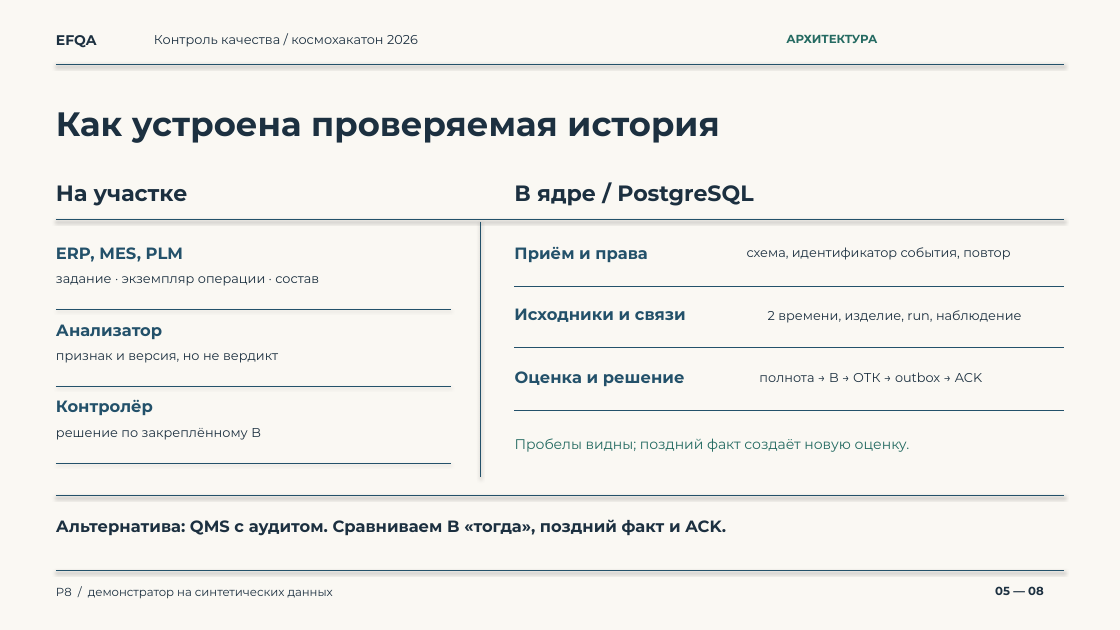
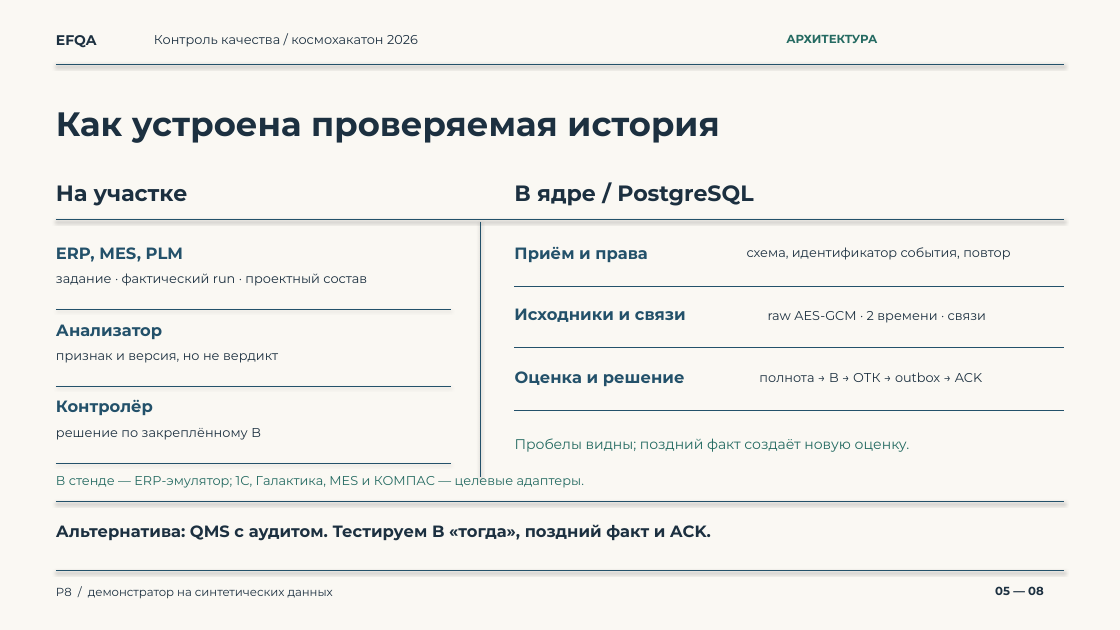
Before and after one commit to pichotiner/final-hack, a slide deck: slide 5 of docs/defense/5min/presentation-5min.pptx. Drawn at 1120x630 pixels with LibreOffice and Linux fonts; fonts in the diff are those of the drawing. Boxes give left, top, right and bottom in pixels: in the first picture for what was removed or moved away, otherwise in the second. Text is boxed around its words. In the diff, an @@ line names an element or a change of style, - is before the commit and + after.

```diff
--- a/docs/defense/5min/presentation-5min.pptx
+++ b/docs/defense/5min/presentation-5min.pptx
@@ text at (56, 273, 367, 286): text changed @@
-задание · экземпляр операции · состав
+задание · фактический run · проектный состав
@@ text at (768, 311, 986, 323): text changed @@
-2 времени, изделие, run, наблюдение
+raw AES-GCM · 2 времени · связи
@@ text added at (56, 472, 584, 488), 11 pt, text #246A61 @@
+В стенде — ERP-эмулятор; 1С, Галактика, MES и КОМПАС — целевые адаптеры.
@@ line moved from (56, 496) - (1065, 496) to (56, 502) - (1065, 502) @@
@@ text at (56, 524, 711, 541): text changed @@
-Альтернатива: QMS с аудитом. Сравниваем B «тогда», поздний факт и ACK.
+Альтернатива: QMS с аудитом. Тестируем B «тогда», поздний факт и ACK.
```
Also in this commit, not shown: 5 other slides changed, 7 other files.
